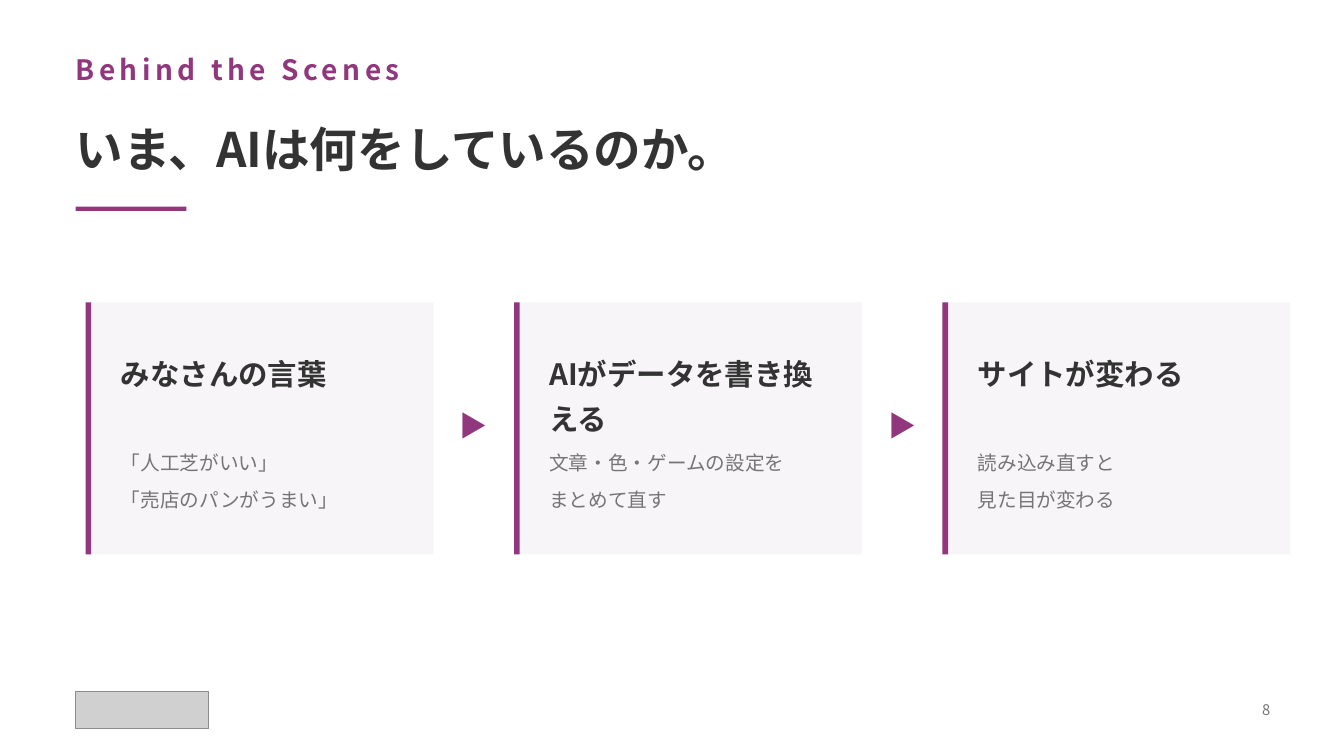
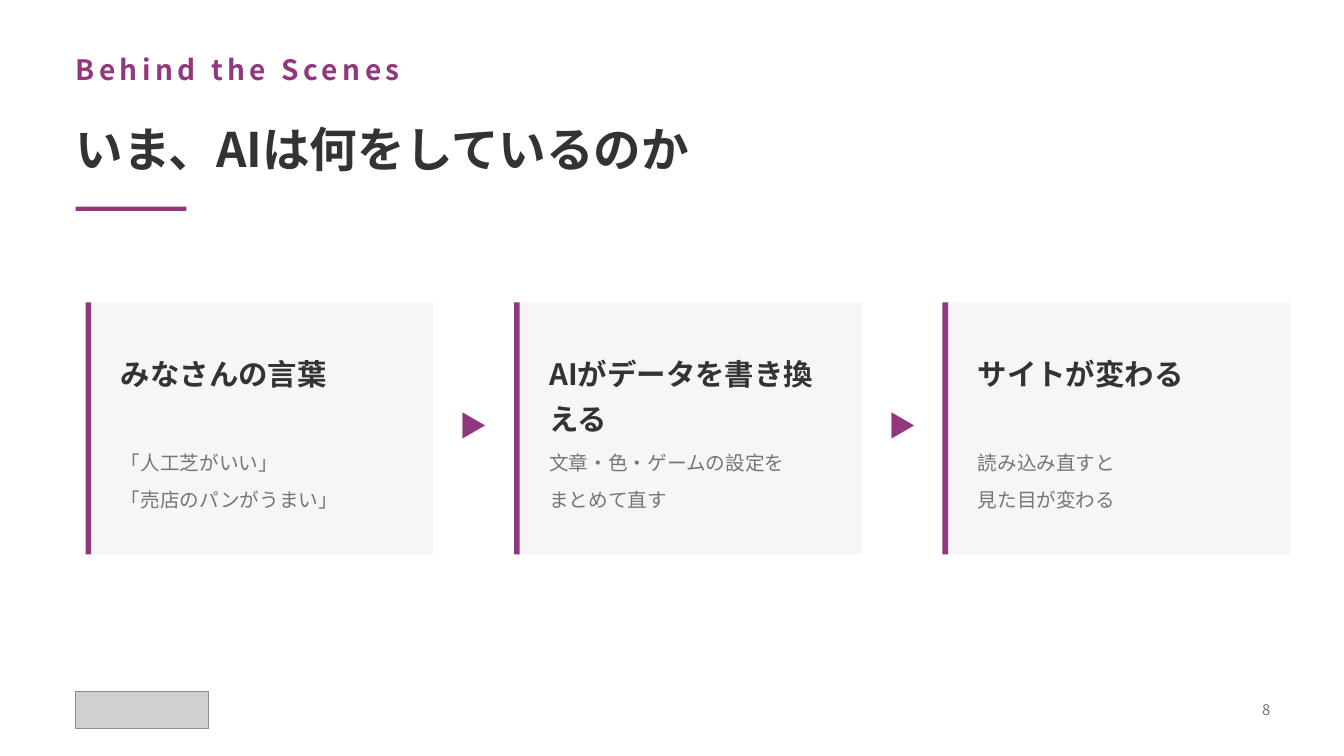
Before and after one commit to yutakaJssst/narashino-visit-2, a slide deck: slide 8 of slides/nichinara20260908.pptx. Drawn at 1344x756 pixels with LibreOffice and Linux fonts; fonts in the diff are those of the drawing; grey boxes stand for pictures. Boxes give left, top, right and bottom in pixels: in the first picture for what was removed or moved away, otherwise in the second. Text is boxed around its words. In the diff, an @@ line names an element or a change of style, - is before the commit and + after.

```diff
--- a/slides/nichinara20260908.pptx
+++ b/slides/nichinara20260908.pptx
@@ text at [76, 126, 689, 172]: text changed @@
-いま、AIは何をしているのか。
+いま、AIは何をしているのか
```
Also in this commit, not shown: 15 other slides changed, 2 other files.
